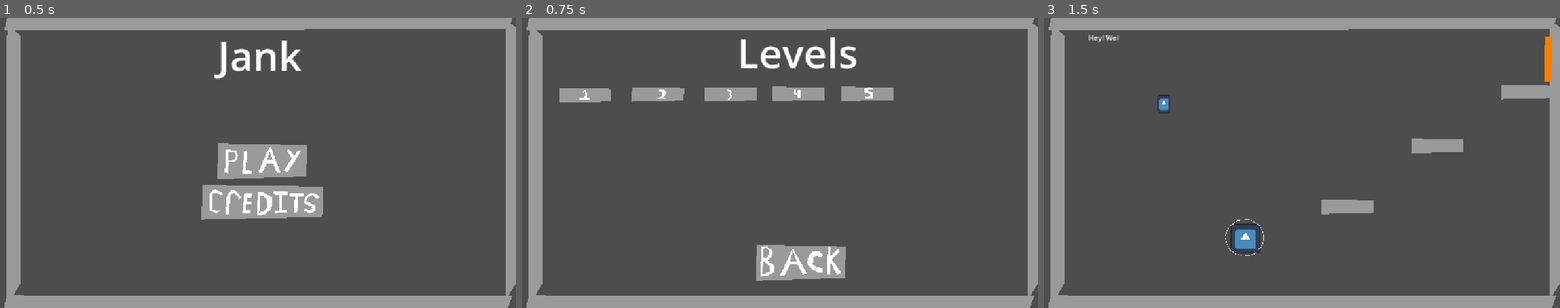
Above: before the commit, frames 1-3 (left to right).
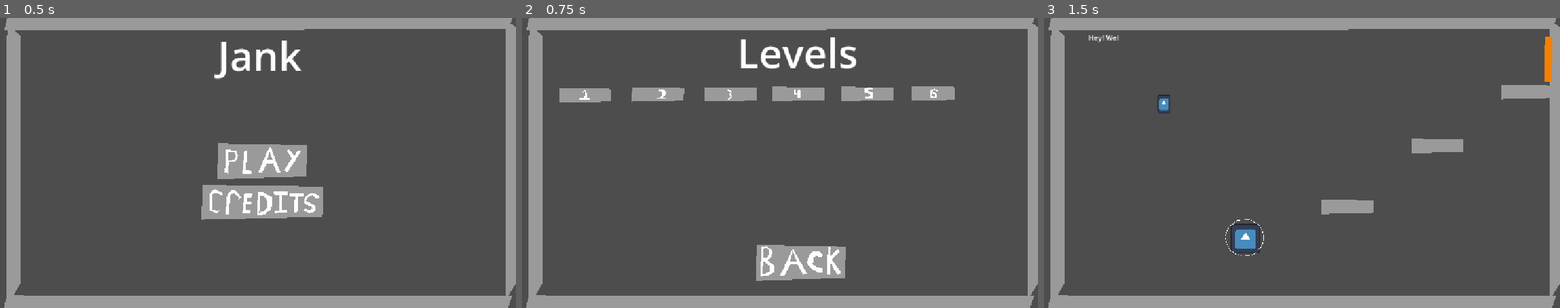
Above: after the commit, the same moments.

Repository: TAL-Trent/SSJamF2026
Game: Godot game, scene res://Levels/Level Menu/Level_Menu.tscn
Two runs of this game, one before a commit and one after it. Both use one fixed random seed, a clock stepped at 60 frames per second and the inputs below. The engine's default icon, where the game draws it, is replaced by a stand-in: a white triangle on a blue panel in a dark square.
Inputs (mouse positions are in pixels of both pictures, inside the frame that each line leads up to):
- Up to frame 1 (0.5 s): no input
- Up to frame 2 (0.75 s): click (785, 163) at 0.5 s
- Up to frame 3 (1.5 s): click (1105, 96) at 1.27 s

Frame 1 is identical in both runs. In frame 2, 0.4% of the frame differs, in the area x 75-84%, y 23-29%; in frame 3, nothing differs.

Commit message:
level 6

Diff:
--- a/jank/Levels/Level 5/Level_5_Script.gd
+++ b/jank/Levels/Level 5/Level_5_Script.gd
@@ -58,6 +58,7 @@
 	setMessage("Nice job!")
 	await get_tree().create_timer(0.5).timeout
 	print("next level")
+	get_tree().change_scene_to_file("res://Levels/Level 6/Level_6.tscn")
 
 func typeChat():
 	if !(finishedMessage == currentMessage):
--- /dev/null
+++ b/jank/Levels/Level 6/Level_6.tscn
@@ -0,0 +1,263 @@
+[gd_scene format=3 uid="uid://bqu886g8ub464"]
+
+[ext_resource type="Script" uid="uid://b4qpih5qk0wky" path="res://Levels/Level 6/Level_6_Script.gd" id="1_ggfso"]
+
+[sub_resource type="CircleShape2D" id="CircleShape2D_cxiam"]
+radius = 19.026299
+
+[sub_resource type="RectangleShape2D" id="RectangleShape2D_cxiam"]
+size = Vector2(1125, 30)
+
+[sub_resource type="RectangleShape2D" id="RectangleShape2D_2v4n4"]
+size = Vector2(31, 636)
+
+[sub_resource type="RectangleShape2D" id="RectangleShape2D_8jio8"]
+size = Vector2(1440, 311)
+
+[sub_resource type="RectangleShape2D" id="RectangleShape2D_48r1q"]
+size = Vector2(122, 30)
+
+[sub_resource type="CircleShape2D" id="CircleShape2D_mx4s3"]
+radius = 86.833176
+
+[node name="Node2D" type="Node2D" unique_id=965193724 node_paths=PackedStringArray("Player", "PlayerSprite", "EolTrigger", "textChat", "playerRay", "brokenBall")]
+script = ExtResource("1_ggfso")
+Player = NodePath("Player")
+PlayerSprite = NodePath("Player2dSprite")
+EolTrigger = NodePath("Area2D")
+textChat = NodePath("RichTextLabel")
+playerRay = NodePath("Player2dSprite/RayCast2D")
+brokenBall = NodePath("Ball")
+
+[node name="Player" type="RigidBody2D" parent="." unique_id=272158072]
+position = Vector2(1041, 541)
+constant_force = Vector2(0, -300)
+constant_torque = 2.13
+
+[node name="CollisionShape2D" type="CollisionShape2D" parent="Player" unique_id=666665252]
+position = Vector2(0, 2)
+shape = SubResource("CircleShape2D_cxiam")
+
+[node name="playerarea2D" type="Area2D" parent="Player" unique_id=1979979719]
+position = Vector2(0, 2)
+
+[node name="CollisionShape2D" type="CollisionShape2D" parent="Player/playerarea2D" unique_id=200249450]
+shape = SubResource("CircleShape2D_cxiam")
+
+[node name="Floor" type="StaticBody2D" parent="." unique_id=1060266912]
+position = Vector2(880, 168)
+
+[node name="Polygon2D" type="Polygon2D" parent="Floor" unique_id=1738322572]
+position = Vector2(258.6361, 451.14447)
+scale = Vector2(2.3022308, 0.3597568)
+color = Color(0.6073017, 0.60730165, 0.60730165, 1)
+polygon = PackedVector2Array(1.8955078, 6.378113, -488.1045, 2.3781128, -491.1045, 92.37811, -2.1044922, 85.37811)
+
+[node name="CollisionShape2D" type="CollisionShape2D" parent="Floor" unique_id=1904054581]
+position = Vector2(-303.5, 477)
+shape = SubResource("RectangleShape2D_cxiam")
+
+[node name="wallLeft" type="StaticBody2D" parent="." unique_id=1933933877]
+position = Vector2(880, 168)
+
+[node name="Polygon2D" type="Polygon2D" parent="wallLeft" unique_id=1698824866]
+position = Vector2(-835.1139, -172.69963)
+scale = Vector2(0.060113497, 7.0222216)
+color = Color(0.6073017, 0.60730165, 0.60730165, 1)
+polygon = PackedVector2Array(1.8955078, 6.378113, -488.1045, 2.3781128, -491.1045, 92.37811, -2.1044922, 85.37811)
+
+[node name="CollisionShape2D" type="CollisionShape2D" parent="wallLeft" unique_id=437923831]
+position = Vector2(-847.5, 169)
+shape = SubResource("RectangleShape2D_2v4n4")
+
+[node name="wallLeft2" type="StaticBody2D" parent="." unique_id=930569930]
+position = Vector2(1993, 156)
+
+[node name="Polygon2D" type="Polygon2D" parent="wallLeft2" unique_id=1263886810]
+position = Vector2(-835.1139, -172.69963)
+scale = Vector2(0.060113497, 7.0222216)
+color = Color(0.6073017, 0.60730165, 0.60730165, 1)
+polygon = PackedVector2Array(1.8955078, 6.378113, -488.1045, 2.3781128, -491.1045, 92.37811, -2.1044922, 85.37811)
+
+[node name="CollisionShape2D" type="CollisionShape2D" parent="wallLeft2" unique_id=1145334264]
+position = Vector2(-847.5, 169)
+shape = SubResource("RectangleShape2D_2v4n4")
+
+[node name="Floor2" type="StaticBody2D" parent="." unique_id=103161666]
+position = Vector2(882, -457)
+
+[node name="Polygon2D" type="Polygon2D" parent="Floor2" unique_id=83244311]
+position = Vector2(258.6361, 451.14447)
+scale = Vector2(2.3022308, 0.3597568)
+color = Color(0.6073017, 0.60730165, 0.60730165, 1)
+polygon = PackedVector2Array(1.8955078, 6.378113, -488.1045, 2.3781128, -491.1045, 92.37811, -2.1044922, 85.37811)
+
+[node name="CollisionShape2D" type="CollisionShape2D" parent="Floor2" unique_id=265569157]
+position = Vector2(-323, 330.5)
+shape = SubResource("RectangleShape2D_8jio8")
+
+[node name="Chunk1" type="StaticBody2D" parent="." unique_id=1902447649]
+position = Vector2(1174, -147)
+
+[node name="Polygon2D" type="Polygon2D" parent="Chunk1" unique_id=881651029]
+position = Vector2(-36.049816, 295)
+scale = Vector2(0.26359025, 0.3597568)
+color = Color(0.6073017, 0.60730165, 0.60730165, 1)
+polygon = PackedVector2Array(1.8955078, 6.378113, -488.1045, 2.3781128, -493.00098, 91.72864, -491.1045, 92.37811, -2.1044922, 85.37811)
+
+[node name="CollisionShape2D" type="CollisionShape2D" parent="Chunk1" unique_id=1848147505]
+position = Vector2(-102, 312)
+shape = SubResource("RectangleShape2D_48r1q")
+
+[node name="Chunk2" type="StaticBody2D" parent="." unique_id=1770343159]
+position = Vector2(896, 18)
+
+[node name="Polygon2D" type="Polygon2D" parent="Chunk2" unique_id=348608480]
+position = Vector2(-135.45007, 149.14449)
+scale = Vector2(0.2373221, 0.3597568)
+color = Color(0.6073017, 0.60730165, 0.60730165, 1)
+polygon = PackedVector2Array(1.8955078, 6.378113, -488.1045, 2.3781128, -491.1045, 92.37811, -2.1044922, 85.37811)
+
+[node name="CollisionShape2D" type="CollisionShape2D" parent="Chunk2" unique_id=776974233]
+position = Vector2(-189.45007, 166.14447)
+shape = SubResource("RectangleShape2D_48r1q")
+
+[node name="Chunk3" type="StaticBody2D" parent="." unique_id=981929648]
+position = Vector2(772, 110)
+
+[node name="Polygon2D" type="Polygon2D" parent="Chunk3" unique_id=578532576]
+position = Vector2(-36.000015, 295)
+scale = Vector2(0.2373221, 0.3597568)
+color = Color(0.6073017, 0.60730165, 0.60730165, 1)
+polygon = PackedVector2Array(1.8955078, 6.378113, -488.1045, 2.3781128, -491.1045, 92.37811, -2.1044922, 85.37811)
+
+[node name="CollisionShape2D" type="CollisionShape2D" parent="Chunk3" unique_id=2031323877]
+position = Vector2(-90, 312)
+shape = SubResource("RectangleShape2D_48r1q")
+
+[node name="Area2D" type="Area2D" parent="." unique_id=655159511]
+
+[node name="CollisionPolygon2D" type="CollisionPolygon2D" parent="Area2D" unique_id=1804080934]
+position = Vector2(-638, 1)
+scale = Vector2(1.5625031, 1)
+polygon = PackedVector2Array(1118, 42, 1135, 42, 1134, 142, 1117, 142)
+
+[node name="Polygon2D" type="Polygon2D" parent="Area2D" unique_id=450298845]
+color = Color(0.955715, 0.5051854, 7.70092e-07, 1)
+polygon = PackedVector2Array(1118, 42, 1135, 42, 1134, 142, 1117, 142)
+
+[node name="RichTextLabel" type="RichTextLabel" parent="." unique_id=729345683]
+offset_left = 99.0
+offset_top = 32.0
+offset_right = 1036.0
+offset_bottom = 88.0
+localize_numeral_system = false
+text = "Hello World!"
+scroll_active = false
+shortcut_keys_enabled = false
+
+[node name="Player2dSprite" type="Polygon2D" parent="." unique_id=405033321]
+position = Vector2(1039.6428, 542.5143)
+scale = Vector2(0.3127792, 0.3214287)
+polygon = PackedVector2Array(-56.40674, -57.599976, -56.406677, -3.1999512, -56.40674, 54.400024, 4.3389893, 60.622253, 65.08472, 54.400024, 65.08472, -57.599976)
+
+[node name="RayCast2D" type="RayCast2D" parent="Player2dSprite" unique_id=1898807612]
+position = Vector2(0, -9.599976)
+scale = Vector2(4.338982, 3.199999)
+target_position = Vector2(0, 24)
+
+[node name="Polygon2D" type="Polygon2D" parent="Player2dSprite" unique_id=1699569962]
+color = Color(0, 0, 0, 1)
+polygon = PackedVector2Array(-46.815308, -35.822205, -11.6467285, -23.377747, -11.6467285, -10.933289, -46.815308, -23.377747)
+
+[node name="Polygon2D2" type="Polygon2D" parent="Player2dSprite" unique_id=1487832718]
+color = Color(0, 0, 0, 1)
+polygon = PackedVector2Array(7.536133, -23.377747, 39.50757, -38.93329, 39.50757, -29.599976, 7.536133, -10.933289)
+
+[node name="Polygon2D3" type="Polygon2D" parent="Player2dSprite" unique_id=236895419]
+color = Color(0, 0, 0, 1)
+polygon = PackedVector2Array(-21.23816, -7.8222046, -30.82959, -4.7110596, -30.82959, 4.6222534, -24.435303, 7.7333374, -18.041016, 4.6222534, -18.041016, -1.5999756)
+
+[node name="Polygon2D4" type="Polygon2D" parent="Player2dSprite" unique_id=1511232131]
+color = Color(0, 0, 0, 1)
+offset = Vector2(50, 0)
+polygon = PackedVector2Array(-21.23816, -7.8222046, -30.82959, -4.7110596, -30.82959, 4.6222534, -24.435303, 7.7333374, -18.041016, 4.6222534, -18.041016, -1.5999756)
+
+[node name="Polygon2D5" type="Polygon2D" parent="Player2dSprite" unique_id=1663153655]
+color = Color(0, 0, 0, 1)
+polygon = PackedVector2Array(-40.42102, 20.177795, -2.0552979, 35.733337, 33.11328, 20.177795, 33.11328, 38.844482, 23.52185, 54.400024, -14.843872, 54.400024, -43.618164, 35.733337)
+
+[node name="Ball" type="RigidBody2D" parent="." unique_id=703668440]
+mass = 5.0
+contact_monitor = true
+max_contacts_reported = 4
+
+[node name="CollisionShape2D" type="CollisionShape2D" parent="Ball" unique_id=1897359753]
+position = Vector2(706, 115)
+scale = Vector2(0.5, 0.5)
+shape = SubResource("CircleShape2D_mx4s3")
+
+[node name="Polygon2D" type="Polygon2D" parent="Ball/CollisionShape2D" unique_id=827909128]
+polygon = PackedVector2Array(-86, -8, -74, -46, -46, -72, -6, -84, 28, -80, 58, -64, 84, -26, 84, 14, 74, 44, 58, 66, 30, 82, -6, 86, -44, 74, -68, 52, -84, 28, -88, -2)
+
+[node name="Chunk4" type="StaticBody2D" parent="." unique_id=1119280674]
+position = Vector2(1089, -117)
+
+[node name="Polygon2D" type="Polygon2D" parent="Chunk4" unique_id=1309422571]
+position = Vector2(-36.049816, 295)
+scale = Vector2(0.26359025, 0.3597568)
+color = Color(0.6073017, 0.60730165, 0.60730165, 1)
+polygon = PackedVector2Array(1.8955078, 6.378113, -488.1045, 2.3781128, -493.00098, 91.72864, -491.1045, 92.37811, -2.1044922, 85.37811)
+
+[node name="CollisionShape2D" type="CollisionShape2D" parent="Chunk4" unique_id=1418672481]
+position = Vector2(-102, 312)
+shape = SubResource("RectangleShape2D_48r1q")
+
+[node name="Chunk5" type="StaticBody2D" parent="." unique_id=847654693]
+position = Vector2(886, -88)
+
+[node name="Polygon2D" type="Polygon2D" parent="Chunk5" unique_id=1392630296]
+position = Vector2(-15.00001, 349.99997)
+rotation = 0.7853982
+scale = Vector2(0.26359025, 0.3597568)
+color = Color(0.6073017, 0.60730165, 0.60730165, 1)
+polygon = PackedVector2Array(1.8955078, 6.378113, -5.3652344, -141.51685, -201.19507, -1.9654541, -488.1045, 2.3781128, -493.00098, 91.72864, -491.1045, 92.37811, -2.1044922, 85.37811)
+
+[node name="Polygon2D2" type="Polygon2D" parent="Chunk5" unique_id=1341086740]
+position = Vector2(-15.00001, 349.99997)
+rotation = 0.7853982
+scale = Vector2(0.26359025, 0.3597568)
+color = Color(0.6073017, 0.60730165, 0.60730165, 1)
+polygon = PackedVector2Array(1.8955078, 6.378113, -5.3652344, -141.51685, -201.19507, -1.9654541, -488.1045, 2.3781128, -493.00098, 91.72864, -491.1045, 92.37811, -2.1044922, 85.37811)
+
+[node name="CollisionPolygon2D" type="CollisionPolygon2D" parent="Chunk5" unique_id=972567122]
+polygon = PackedVector2Array(-130, 282, -106, 260, -52, 312, 20, 313, -17, 352, -37, 371)
+
+[node name="Chunk6" type="StaticBody2D" parent="." unique_id=225822306]
+position = Vector2(966, 265)
+
+[node name="Polygon2D" type="Polygon2D" parent="Chunk6" unique_id=1465290520]
+position = Vector2(-15.00001, 349.99997)
+rotation = 0.7853982
+scale = Vector2(0.26359025, 0.3597568)
+color = Color(0.6073017, 0.60730165, 0.60730165, 1)
+polygon = PackedVector2Array(1.8955078, 6.378113, -488.1045, 2.3781128, -493.00098, 91.72864, -491.1045, 92.37811, -2.1044922, 85.37811)
+
+[node name="CollisionPolygon2D" type="CollisionPolygon2D" parent="Chunk6" unique_id=1210738474]
+polygon = PackedVector2Array(-130, 282, -106, 260, -17, 353, -37, 371)
+
+[node name="Chunk5" type="StaticBody2D" parent="Chunk6" unique_id=2087909843]
+position = Vector2(-89, -83)
+
+[node name="Polygon2D" type="Polygon2D" parent="Chunk6/Chunk5" unique_id=989233570]
+position = Vector2(-15.00001, 349.99997)
+rotation = 0.7853982
+scale = Vector2(0.26359025, 0.3597568)
+color = Color(0.6073017, 0.60730165, 0.60730165, 1)
+polygon = PackedVector2Array(1.8955078, 6.378113, -488.1045, 2.3781128, -493.00098, 91.72864, -491.1045, 92.37811, -2.1044922, 85.37811)
+
+[node name="CollisionPolygon2D" type="CollisionPolygon2D" parent="Chunk6/Chunk5" unique_id=38713305]
+polygon = PackedVector2Array(-145, 268, -121, 247, -17, 353, -37, 371)
+
+[connection signal="area_shape_entered" from="Area2D" to="." method="_on_area_2d_area_shape_entered"]
+[connection signal="body_entered" from="Ball" to="." method="_on_ball_body_entered"]
--- /dev/null
+++ b/jank/Levels/Level 6/Level_6_Script.gd
@@ -0,0 +1,113 @@
+extends Node
+
+@export var Player: RigidBody2D
+@export var PlayerSprite: Polygon2D
+@export var EolTrigger: Area2D
+@export var textChat: RichTextLabel
+@export var playerRay: RayCast2D
+@export var brokenBall: RigidBody2D
+
+var isTyping = false
+var finishedMessage = ""
+var currentMessage = ""
+var messageChar = 0
+var airJumped = false
+var skewing = false
+var timesBroken = 0
+
+func _input(event):
+	if event.is_action_pressed("jump"):
+		var myForce: Vector2
+		myForce.x = 0;
+		myForce.y = -500;
+		#Player.apply_force(myForce)
+		if isTouchingFloor():
+			Player.apply_impulse(myForce);
+		else:
+			if !airJumped:
+				Player.apply_impulse(myForce);
+				airJumped = true
+	if event.is_action_pressed("left"):
+		var myForce: Vector2
+		myForce.x = -200;
+		myForce.y = 0;
+		#Player.apply_force(myForce)
+		if isTouchingFloor():
+			Player.apply_impulse(myForce);
+	if event.is_action_pressed("right"):
+		var myForce: Vector2
+		myForce.x = 200;
+		myForce.y = 0;
+		#Player.apply_force(myForce)
+		if isTouchingFloor():
+			Player.apply_impulse(myForce);
+
+
+
+
+# Called when the node enters the scene tree for the first time.
+func _ready() -> void:
+	setMessage("The map was really easy, so i made it a bit harder")
+
+# Called every frame. 'delta' is the elapsed time since the previous frame.
+func _process(delta: float) -> void:
+	PlayerSprite.global_position = Player.global_position
+	typeChat()
+	if (isTouchingFloor() and (airJumped == true)):
+		airJumped = false
+	if skewing:
+		if (brokenBall.skew == 89):
+			brokenBall.skew == -89
+		else:
+			brokenBall.skew += 1
+
+#called when the player touches the end of level trigger
+func _on_area_2d_area_shape_entered(area_rid: RID, area: Area2D, area_shape_index: int, local_shape_index: int) -> void:
+	print("EOL trigger touched")
+	setMessage("Nice job!")
+	await get_tree().create_timer(0.5).timeout
+	print("next level")
+
+func typeChat():
+	if !(finishedMessage == currentMessage):
+		textChat.text = currentMessage + finishedMessage[messageChar]
+		messageChar+=1
+		currentMessage = textChat.text
+	else:
+		messageChar = 0
+
+func setMessage(message: String):
+	textChat.text = ""
+	currentMessage = ""
+	finishedMessage = message
+	messageChar = 0
+
+func isTouchingFloor() -> bool:
+	return playerRay.is_colliding()
+
+
+func _on_ball_body_entered(body: Node) -> void:
+	if !(skewing) and (body is RigidBody2D):
+		timesBroken += 1
+		skewing = true
+		print("Skewing = true")
+		await get_tree().create_timer(1.5).timeout
+		if (timesBroken == 1):
+			setMessage("How did you even do that.")
+			setMessage("Let me fix it...")
+			await get_tree().create_timer(3).timeout
+			skewing = false
+			brokenBall.skew = 0
+			setMessage("There. Its fixed. Dont touch it. Finish the level.")
+		elif (timesBroken == 2):
+			setMessage("Stop touching it.")
+			await get_tree().create_timer(3).timeout
+			skewing = false
+			brokenBall.skew = 0
+			setMessage("There. Its fixed. Dont touch it. Finish the level. Please.")
+		else:
+			setMessage("Just stop. Please")
+			await get_tree().create_timer(3).timeout
+			skewing = false
+			brokenBall.skew = 0
+			setMessage("Its fixed.")
--- a/jank/Levels/Level Select/Level_Select.tscn
+++ b/jank/Levels/Level Select/Level_Select.tscn
@@ -201,9 +201,31 @@
 [node name="Polygon2D4" type="Polygon2D" parent="Back" unique_id=227657523]
 polygon = PackedVector2Array(-95.91931, 15.704102, -100.83826, 77.398926, -86.08142, 77.398926, -81.162476, 48.23413, -44.270508, 77.398926, -24.594727, 71.790344, -73.78406, 39.260315, -29.513672, 17.94757, -44.270508, 13.460693, -83.62195, 32.52997, -81.162476, 8.973816, -95.91931, 6.7303467)
 
+[node name="Button6" type="Polygon2D" parent="." unique_id=1078362319]
+position = Vector2(966, 152)
+scale = Vector2(0.19472617, 0.3597568)
+color = Color(0.6073017, 0.60730165, 0.60730165, 1)
+polygon = PackedVector2Array(1.8955078, 6.378113, -149.9972, 5.138153, -488.1045, 2.3781128, -491.1045, 92.37811, -2.1044922, 85.37811)
+
+[node name="Button" type="Button" parent="Button6" unique_id=1328237977]
+z_index = -1
+offset_left = -467.32297
+offset_top = 16.677917
+offset_right = 0.39572144
+offset_bottom = 75.050705
+metadata/_edit_use_anchors_ = true
+
+[node name="Polygon2D" type="Polygon2D" parent="Button6" unique_id=1358815845]
+polygon = PackedVector2Array(-195.146, 27.79657, -225.9585, 16.677948, -267.042, 19.45758, -282.44824, 41.694855, -282.44824, 69.491394, -251.63574, 72.27106, -200.28125, 72.27106, -205.41699, 50.033813, -231.09375, 36.13553, -261.90625, 36.13553, -236.22949, 25.016907, -215.6875, 27.79657, -195.146, 33.355865)
+
+[node name="Polygon2D" type="Polygon2D" parent="Button6/Polygon2D" unique_id=40067241]
+color = Color(0.6039216, 0.6039216, 0.6039216, 1)
+polygon = PackedVector2Array(-225.9585, 55.59311, -236.22949, 47.25415, -256.771, 44.474487, -267.042, 58.372772, -251.63574, 63.9321, -231.09375, 63.9321)
+
 [connection signal="pressed" from="Button1/Button" to="." method="_on_button_pressed" binds= ["1"]]
 [connection signal="pressed" from="Button2/Button" to="." method="_on_button_pressed" binds= ["2"]]
 [connection signal="pressed" from="Button3/Button" to="." method="_on_button_pressed" binds= ["3"]]
 [connection signal="pressed" from="Button4/Button" to="." method="_on_button_pressed" binds= ["4"]]
 [connection signal="pressed" from="Button5/Button" to="." method="_on_button_pressed" binds= ["5"]]
 [connection signal="pressed" from="Back/Button" to="." method="_on_button_pressed" binds= ["Menu"]]
+[connection signal="pressed" from="Button6/Button" to="." method="_on_button_pressed" binds= ["6"]]
Not shown, added: jank/Levels/Level 6/Level_6_Script.gd.uid
